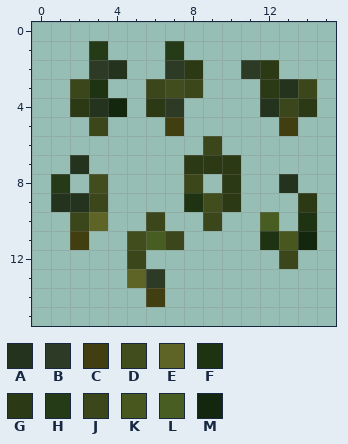
File history of a pixel-art sprite, textures/leaflitter3.png. That is the earlier state.
The file is 16x16 pixels. Colours within 5 levels of each other are drawn and written as one.
Palette (. is transparent): A #24331d  B #2d3b26  C #413e12  D #414d1c  E #5e6425  F #1d3312  G #2b3915  H #253a16  J #3b471a  K #48571e  L #475d21  M #12270e
Pixels before, first column x 1:
 1 ..H...H.......
 2 ..BA..BG..BG..
 3 .JF..JDJ...GAJ
 4 .GAM.GB....AJG
 5 ..J...C.....C.
 6 ........J.....
 7 .A.....GGG....
 8 H.D....J.G..A.
 9 AAJ....FDG...G
10 .JE..J..J..L.F
11 .C..DLJ....FKM
12 ....J.......J.
13 ....EB........
14 .....C........
After:
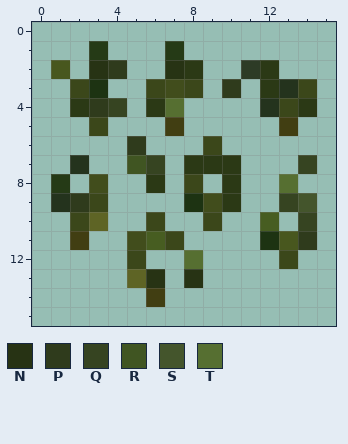
Colours new in this view: N #273314  P #2f3b1c  Q #364421  R #405522  S #44552c  T #566f31
The edit:
Changed rows in their new state; - is an unchanged pixel.
first column x 1:
 2 K-NP--N-------
 3 ---------P----
 4 --PQ--T-------
 6 ----P---------
 7 ----RQ-------Q
 8 -----G------T-
 9 -P----------QS
10 -------------Q
11 -------------P
12 -------T------
13 -----N-N------
